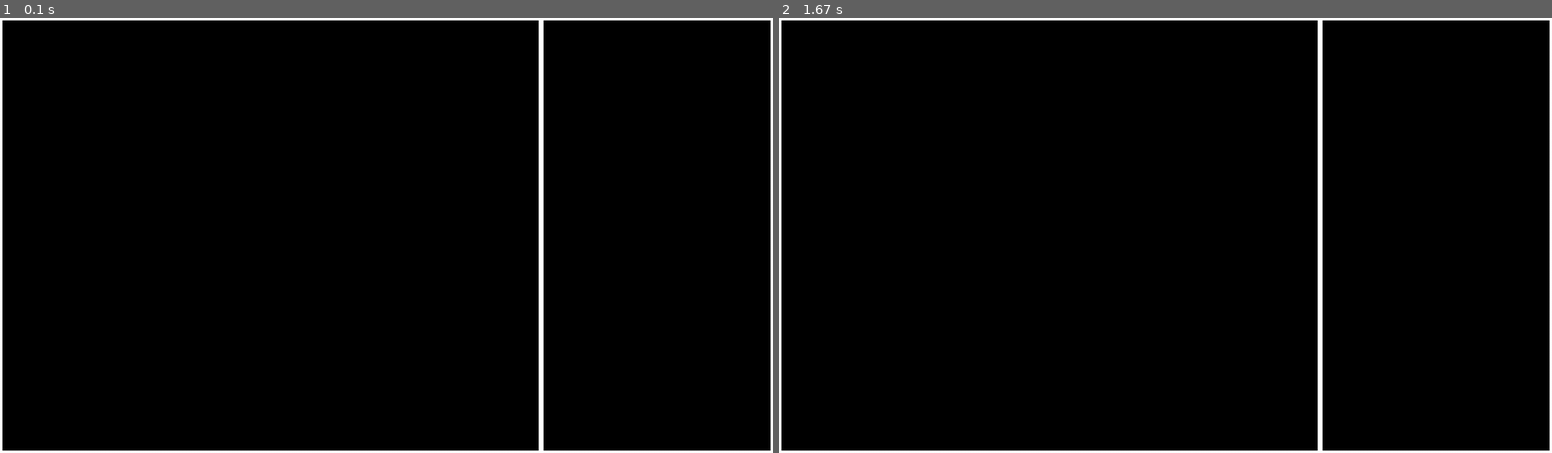
Above: before the commit, frames 1-2 (left to right).
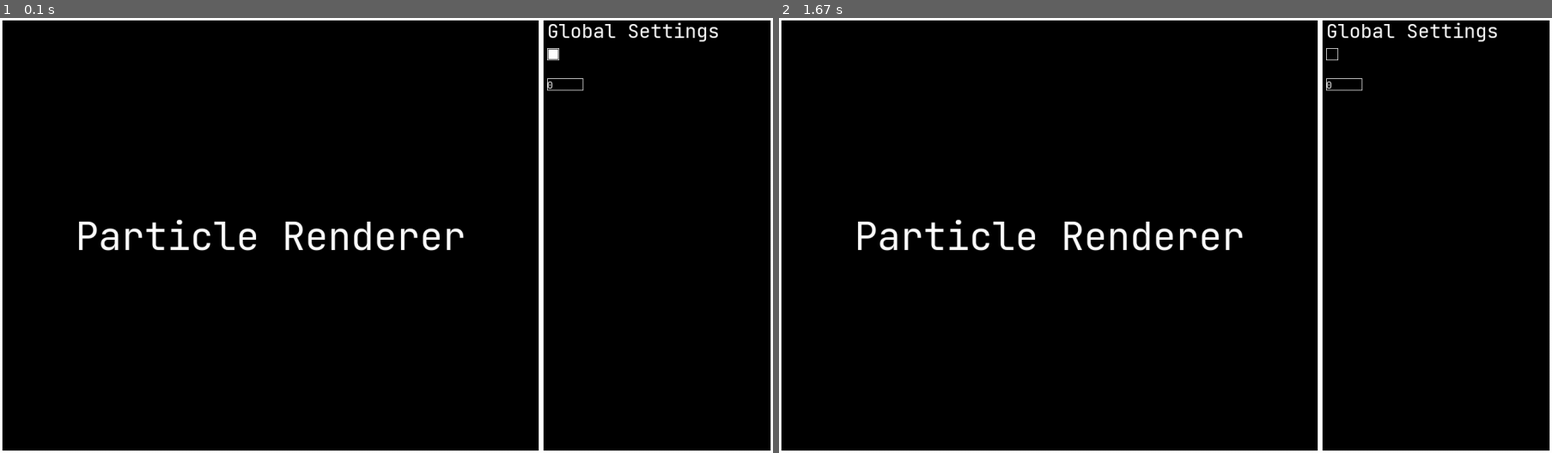
Above: after the commit, the same moments.

Repository: ManojTGN/pygame-particle-system
Game: pygame game, started from src/main.py
Two runs of this game, one before a commit and one after it. Both use one fixed random seed, a clock stepped at 60 frames per second and the inputs below.
Inputs (mouse positions are in pixels of both pictures, inside the frame that each line leads up to):
- Up to frame 1 (0.1 s): no input
- Up to frame 2 (1.67 s): click (1335, 52) at 0.38 s; type "ann" at 0.67 s; tap Enter at 1 s; click (1343, 96) at 1.27 s

The runs differ from the first frame. In frame 1, 1.4% of the frame differs, in the area x 10-93%, y 0-54%; in frame 2, 1.4%.

Commit message:
added UI Components

Diff:
--- a/src/ParticleSystem/Game.py
+++ b/src/ParticleSystem/Game.py
@@ -4,6 +4,9 @@
 
 class Game:
     def __init__(self) -> None:
+        pygame.init()
+        pygame.font.init()
+
         self.isRunning = False
         self.WINDOW = pygame.display.set_mode()
         self.Screen = Screen()
@@ -13,6 +16,19 @@
             if(event.type == pygame.QUIT):
                 self.isRunning = False
                 break
+            if(event.type == pygame.MOUSEBUTTONDOWN):
+                pos = pygame.mouse.get_pos()
+                pos = (pos[0] - self.Screen.RENDERER_WINDOW.get_size()[0],pos[1])
+
+                self.Screen.GlobalCheck.isClicked(pos)
+                self.Screen.GlobalInput.isClicked(pos)
+            elif(event.type == pygame.KEYDOWN):
+                if(event.key == pygame.K_ESCAPE or event.key == pygame.K_RETURN):
+                    if(self.Screen.GlobalInput.isTyping):
+                        self.Screen.GlobalInput.DoneTyping()
+                else:
+                    if(self.Screen.GlobalInput.isTyping):
+                        self.Screen.GlobalInput.Type(event)
 
     def run(self) -> None:
         if(self.isRunning): return
--- a/src/ParticleSystem/Screen.py
+++ b/src/ParticleSystem/Screen.py
@@ -1,20 +1,39 @@
 import pygame
 from ParticleSystem.Configs import *
+from ParticleSystem.UI.Font import Font
+from ParticleSystem.UI.Checkbox import Checkbox
+from ParticleSystem.UI.Input import Input
 
 class Screen:
     def __init__(self) -> None:
         self.WINDOW = pygame.display.get_surface()
+        self.WINDOW_SIZE = self.WINDOW.get_size()
 
-        self.WINDOW_SIZE = self.WINDOW.get_size()
         self.RENDERER_WINDOW = pygame.Surface(((self.WINDOW_SIZE[0]/10)*7,self.WINDOW_SIZE[1]))
         self.SETTING_WINDOW = pygame.Surface(((self.WINDOW_SIZE[0]/10)*3,self.WINDOW_SIZE[1]))
+        self.FONT = Font()
+
+        #RENDERER SCREEN
+        self.RendererText = self.FONT.render("Particle Renderer",COLOR_WHITE,64)
+        self.RendererTextPos = self.RendererText.get_rect()
+        self.RendererTextPos.center = ( self.RENDERER_WINDOW.get_size()[0]//2, self.RENDERER_WINDOW.get_size()[1]//2 )
+        #SETTINGS SCREEN
+        self.GlobalText = self.FONT.render("Global Settings",COLOR_WHITE,32)
+        self.GlobalCheck = Checkbox(self.SETTING_WINDOW,10,50,20,True)
+        self.GlobalInput = Input(self.SETTING_WINDOW,10,100,0,60)
 
     def render_rendererWindow(self) -> None:
+        self.RENDERER_WINDOW.fill(COLOR_BLACK)
         pygame.draw.rect(self.RENDERER_WINDOW,COLOR_WHITE,pygame.Rect(0,0,self.RENDERER_WINDOW.get_size()[0],self.RENDERER_WINDOW.get_size()[1]),4)
+        self.RENDERER_WINDOW.blit(self.RendererText,self.RendererTextPos)
 
     def render_settingsWindow(self) -> None:
+        self.SETTING_WINDOW.fill(COLOR_BLACK)
         pygame.draw.rect(self.SETTING_WINDOW,COLOR_WHITE,pygame.Rect(0,0,self.SETTING_WINDOW.get_size()[0],self.SETTING_WINDOW.get_size()[1]),4)
+        self.SETTING_WINDOW.blit(self.GlobalText,(10,0))
 
+        self.GlobalCheck.render()
+        self.GlobalInput.render()
 
     def BlitToMainScreen(self) -> None:
         self.WINDOW.blit(self.RENDERER_WINDOW,(0,0))
--- a/src/ParticleSystem/UI/Checkbox.py
+++ b/src/ParticleSystem/UI/Checkbox.py
@@ -0,0 +1,20 @@
+import pygame
+from ParticleSystem.Configs import *
+
+class Checkbox:
+    def __init__(self,WINDOW:pygame.Surface,x:int,y:int,width:int = 20,isChecked:bool = False) -> None:
+        self.WINDOW = WINDOW
+        self.x,self.y = x,y
+        self.width = width
+        self.isChecked = isChecked
+
+    def isClicked(self,pos:tuple) -> bool:
+        if pygame.Rect(self.x,self.y,self.width,self.width).collidepoint(pos[0],pos[1]):
+            self.isChecked = True if(not self.isChecked) else False
+        return self.isChecked
+
+    def render(self) -> None:
+        if(self.isChecked):
+            pygame.draw.rect(self.WINDOW,COLOR_WHITE,pygame.Rect(self.x+2,self.y+2,self.width-4,self.width-4))
+
+        pygame.draw.rect(self.WINDOW,COLOR_WHITE,pygame.Rect(self.x,self.y,self.width,self.width),1)
--- a/src/ParticleSystem/UI/Font.py
+++ b/src/ParticleSystem/UI/Font.py
@@ -0,0 +1,10 @@
+import pygame
+
+class Font:
+    def __init__(self) -> None:
+        self.FontPath = "src\\ParticleSystem\Fonts\JetBrainsMono-Regular.ttf"
+
+    def render(self,Text:str,Color:tuple,Size:int) -> pygame.Surface:
+        FONT = pygame.font.Font(self.FontPath, Size)
+        TEXT = FONT.render(Text, True,Color)
+        return TEXT
--- a/src/ParticleSystem/UI/Input.py
+++ b/src/ParticleSystem/UI/Input.py
@@ -0,0 +1,35 @@
+import pygame
+from ParticleSystem.Configs import *
+from ParticleSystem.UI.Font import Font
+
+class Input:
+    def __init__(self,WINDOW:pygame.Surface,x:int,y:int,value:float,width:int,height:int=20,default:int = 0) -> None:
+        self.WINDOW = WINDOW
+        self.x,self.y = x,y
+        self.width,self.height = width,height
+        self.default = default
+        self.value = str(value)
+
+        self.FONT = Font()
+        self.isTyping = False
+        self.text = self.FONT.render(self.value,COLOR_WHITE,16)
+
+    def isClicked(self,pos:tuple) -> bool:
+        if pygame.Rect(self.x,self.y,self.width,self.width).collidepoint(pos[0],pos[1]):
+            self.isTyping = True
+            pygame.mouse.set_visible(False)
+        return self.isTyping
+
+    def DoneTyping(self) -> None:
+        self.isTyping = False
+        pygame.mouse.set_visible(True)
+
+    def Type(self,event) -> None:
+        if event.key == pygame.K_BACKSPACE:self.value = self.value[:-1]
+        else:self.value += event.unicode
+
+    def render(self) -> None:
+        if(self.isTyping ):
+            self.text = self.FONT.render(self.value,COLOR_WHITE,16)
+        pygame.draw.rect(self.WINDOW,COLOR_WHITE,pygame.Rect(self.x,self.y,self.width,self.height),1)
+        self.WINDOW.blit(self.text,(self.x,self.y))
Binary file added: src/ParticleSystem/Fonts/JetBrainsMono-Regular.ttf
